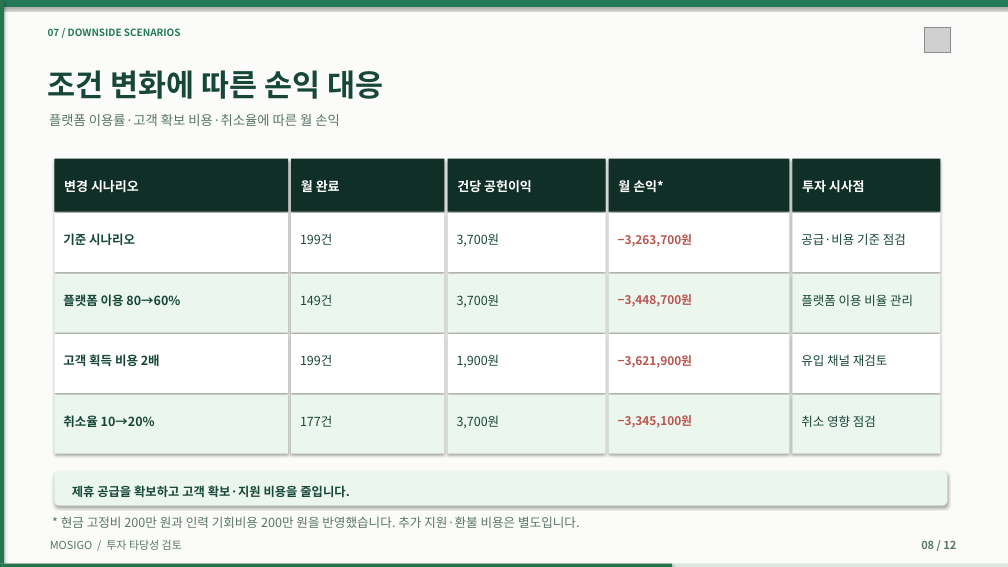
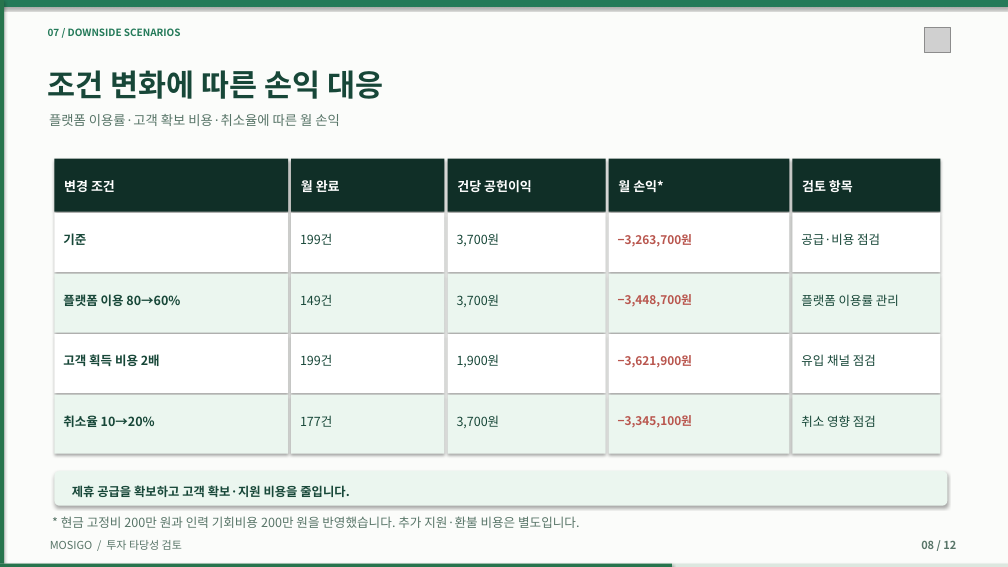
Before and after one commit to dohyunkimmm/mosigo-case-study, a slide deck: slide 8 of downloads/MOSIGO_IR_Investment_Review_12slides.pptx. Drawn at 1008x567 pixels with LibreOffice and Linux fonts; fonts in the diff are those of the drawing; grey boxes stand for pictures. Boxes give left, top, right and bottom in pixels: in the first picture for what was removed or moved away, otherwise in the second. Text is boxed around its words. In the diff, an @@ line names an element or a change of style, - is before the commit and + after.

```diff
--- a/downloads/MOSIGO_IR_Investment_Review_12slides.pptx
+++ b/downloads/MOSIGO_IR_Investment_Review_12slides.pptx
@@ text at (64,180,115,192): text changed @@
-변경 시나리오
+변경 조건
@@ text at (802,180,853,192): text changed @@
-투자 시사점
+검토 항목
@@ text at (63,233,86,245): text changed @@
-기준 시나리오
+기준
@@ text at (801,233,880,245): text changed @@
-공급·비용 기준 점검
+공급·비용 점검
@@ text at (801,294,899,306): text changed @@
-플랫폼 이용 비율 관리
+플랫폼 이용률 관리
@@ text at (801,354,876,366): text changed @@
-유입 채널 재검토
+유입 채널 점검
```
Also in this commit, not shown: 12 other files.
